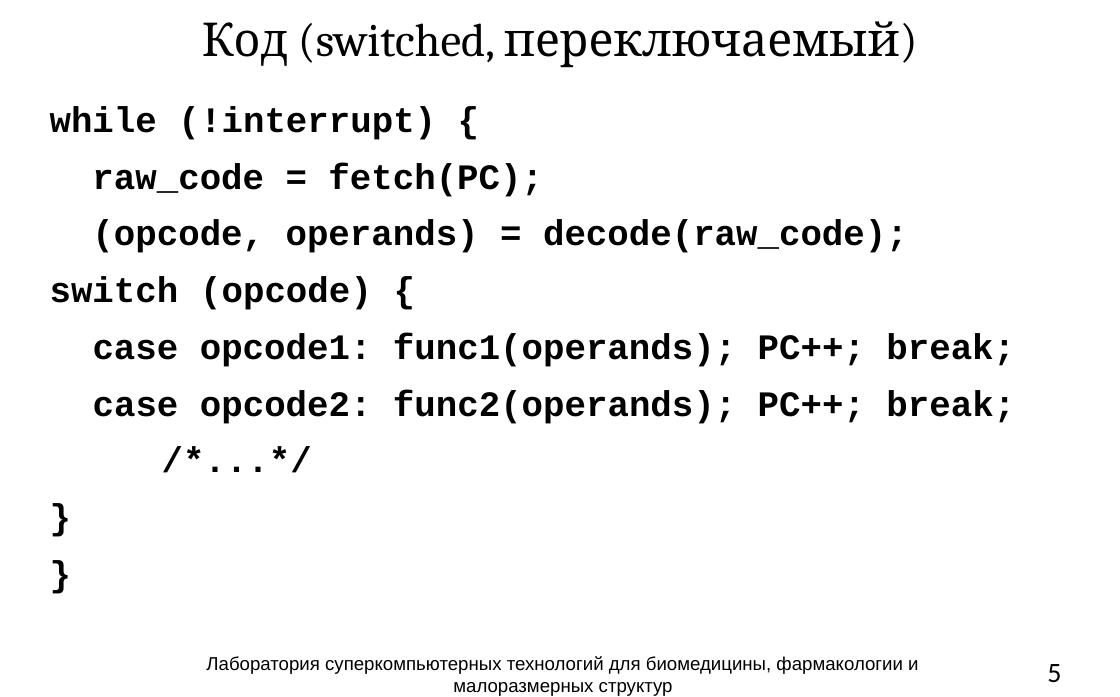
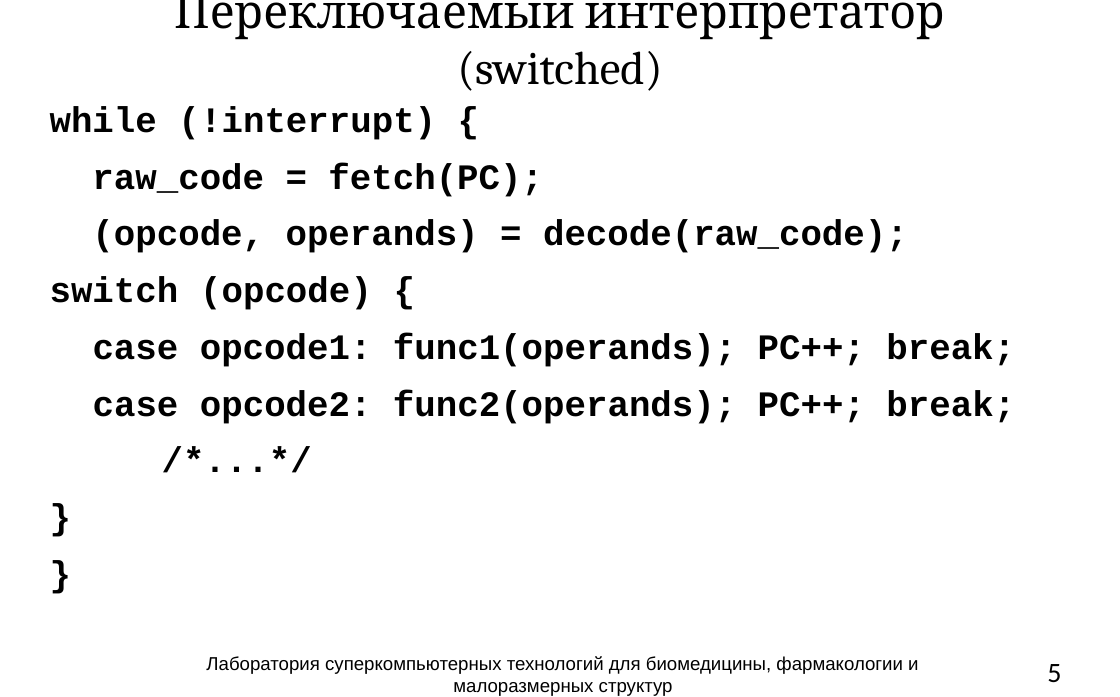
Before and after one commit to atakua/simlectures-archive, a slide deck: slide 5 of lecture03-cpu-interpretation/lecture03-cpu-interpretation.pptx. Drawn at 1120x697 pixels with LibreOffice and Linux fonts; fonts in the diff are those of the drawing; background and template pictures are left out. Boxes give left, top, right and bottom in pixels: in the first picture for what was removed or moved away, otherwise in the second. Text is boxed around its words. In the diff, an @@ line names an element or a change of style, - is before the commit and + after.

```diff
--- a/lecture03-cpu-interpretation/lecture03-cpu-interpretation.pptx
+++ b/lecture03-cpu-interpretation/lecture03-cpu-interpretation.pptx
@@ title at [174, 0, 945, 91]: text changed @@
-Код (switched, переключаемый)
+Переключаемый интерпретатор (switched)
```
Also in this commit, not shown: 14 other slides changed, 3 slides added, 2 slides removed.
